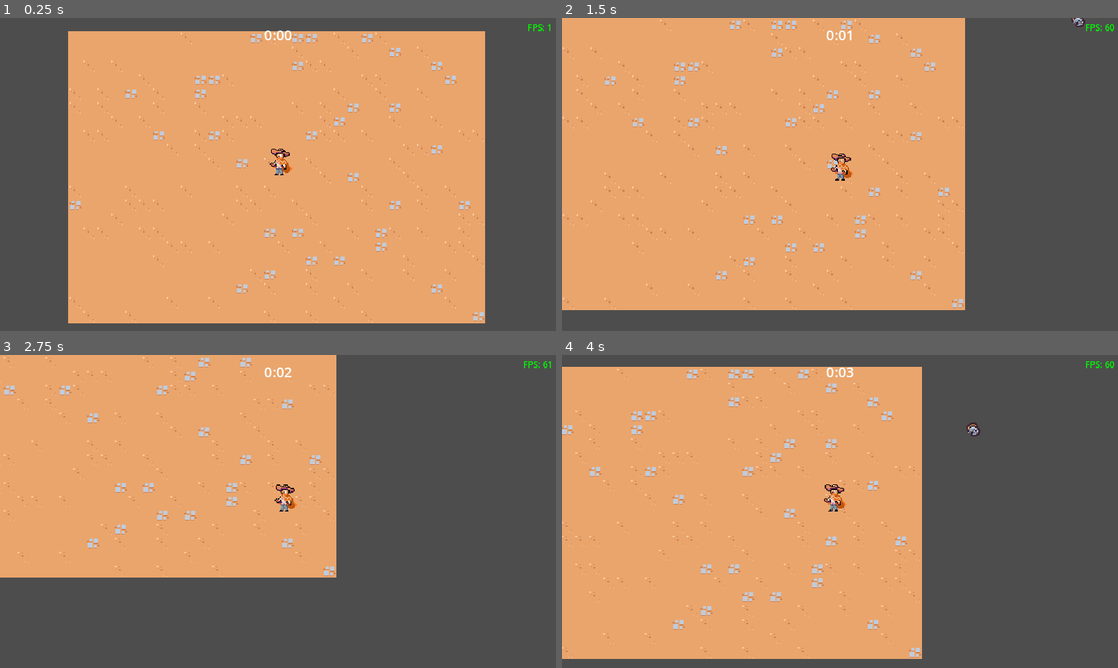
Above: before the commit, frames 1-4 (two rows, left to right).
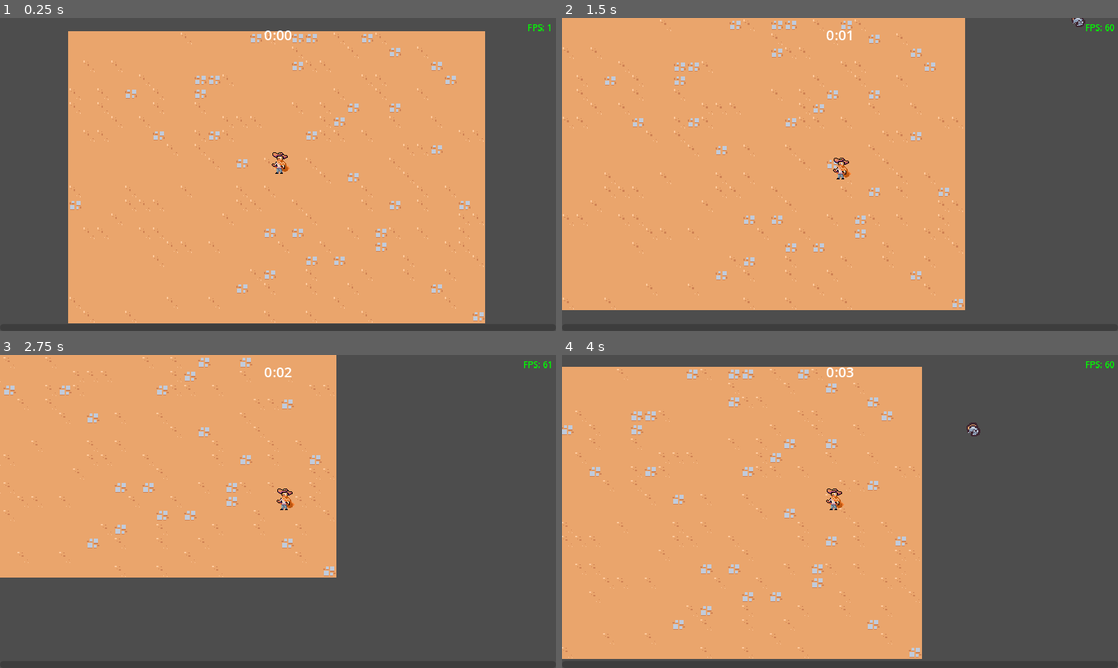
Above: after the commit, the same moments.

Repository: theWaffler/2DSurvivors
Game: Godot game, scene res://scenes/main/main.tscn
The game is run twice, just before and just after one commit, with the same random seed, the same clock (stepped at 60 frames per second) and the same inputs.
Inputs:
- Up to frame 1 (0.25 s): no input
- Up to frame 2 (1.5 s): hold D (move_right) 0.53-1.28 s; hold S (move_down) from 1.28 s (still down)
- Up to frame 3 (2.75 s): release S (move_down) at 2.03 s; hold D (move_right) from 2.03 s (still down)
- Up to frame 4 (4 s): release D (move_right) at 2.78 s; hold W (move_up) 2.78-3.53 s; hold A (move_left) from 3.53 s (still down)

The runs differ from the first frame. In frame 1, 0.2% of the frame differs, in the area x 48-53%, y 41-51%; in frame 2, 0.2%, in the area x 48-53%, y 43-52%; in frame 3, 0.2%; in frame 4, 0.2%.

Commit message:
added experience bar

Diff:
--- a/scenes/game_object/player/player.tscn
+++ b/scenes/game_object/player/player.tscn
@@ -29,6 +29,7 @@
 
 [node name="Sprite2D" type="Sprite2D" parent="."]
 position = Vector2(0, -8)
+scale = Vector2(0.8, 0.8)
 texture = ExtResource("3_xv58h")
 offset = Vector2(0, -8)
 
--- a/scenes/main/main.tscn
+++ b/scenes/main/main.tscn
@@ -1,18 +1,22 @@
-[gd_scene load_steps=9 format=3 uid="uid://f8saa5tse4r5"]
+[gd_scene load_steps=10 format=3 uid="uid://f8saa5tse4r5"]
 
 [ext_resource type="PackedScene" uid="uid://brbjtu6depstm" path="res://scenes/manager/enemy_manager.tscn" id="1_4lplm"]
 [ext_resource type="PackedScene" uid="uid://h1tafgkvuh7y" path="res://scenes/ui/arena_time_ui.tscn" id="1_agqiw"]
 [ext_resource type="TileSet" uid="uid://bu76k18oxnhs4" path="res://resources/tileSet.tres" id="1_j4ps4"]
 [ext_resource type="PackedScene" uid="uid://3xqg38w10hhp" path="res://scenes/game_object/game_camera/game_camera.tscn" id="1_nalo5"]
 [ext_resource type="PackedScene" uid="uid://c4us7avwf8cix" path="res://scenes/game_object/player/player.tscn" id="1_shose"]
+[ext_resource type="PackedScene" uid="uid://7uweni7jv8fc" path="res://scenes/ui/experience_bar.tscn" id="2_b3o5f"]
 [ext_resource type="PackedScene" uid="uid://5nsmnxyuw7tn" path="res://scenes/manager/arena_time_manager.tscn" id="2_fric2"]
 [ext_resource type="PackedScene" uid="uid://baxckp5ymvr3o" path="res://debug/fps_display/fps_display.tscn" id="4_sytcu"]
-[ext_resource type="PackedScene" path="res://scenes/manager/experience_manager.tscn" id="4_u5yb5"]
+[ext_resource type="PackedScene" uid="uid://bf88cm8j2nk10" path="res://scenes/manager/experience_manager.tscn" id="4_u5yb5"]
 
 [node name="Main" type="Node"]
 
 [node name="AreaTimeUI" parent="." node_paths=PackedStringArray("arena_time_manager") instance=ExtResource("1_agqiw")]
 arena_time_manager = NodePath("../ArenaTimeManager")
+
+[node name="ExperienceBar" parent="." node_paths=PackedStringArray("experience_manager") instance=ExtResource("2_b3o5f")]
+experience_manager = NodePath("../ExperienceManager")
 
 [node name="ArenaTimeManager" parent="." instance=ExtResource("2_fric2")]
 
--- a/scenes/manager/experience_manager.gd
+++ b/scenes/manager/experience_manager.gd
@@ -1,14 +1,28 @@
 extends Node
 
+signal experience_updated(current_exp: float, target_experience: float)
+
+const TARGET_EXPERIENCE_GROWTH = 5
+
 var current_exp = 0
+var current_level = 1
+var target_experience = 5
 
 func _ready():
 	GameEvents.experience_taco_collected.connect(on_exp_taco_collected)
 
 
 func increment_exp(number: float):
-	current_exp += number
-	print(current_exp)
+	#urrent_exp += number
+	current_exp = min(current_exp + number, target_experience)
+	experience_updated.emit(current_exp, target_experience)
+	if current_exp == target_experience:
+		current_level += 1
+		target_experience += TARGET_EXPERIENCE_GROWTH
+		current_exp = 0 # reset current exp
+		experience_updated.emit(current_exp, target_experience) # emit updated exp
+	#else:
+	#	experience_updated.emit(current_exp, target_experience) # emit updated exp if not leveling up
 
 #signal handler
 func on_exp_taco_collected(number: float):
--- /dev/null
+++ b/scenes/ui/experience_bar.gd
@@ -0,0 +1,17 @@
+extends CanvasLayer
+
+@export var experience_manager: Node
+@onready var progress_bar = $MarginContainer/ProgressBar
+
+func _ready():
+    progress_bar.value = 0
+    experience_manager.experience_updated.connect(on_experience_updated)
+
+func on_experience_updated(current_exp: float, target_experience: float):
+    if target_experience == 0:
+        return
+
+    #progress_bar.max_value = target_experience # update max value of progress bar
+    var percent: float = current_exp / target_experience
+    #progress_bar.value = percent * progress_bar.max_value # update display value
+    progress_bar.value = percent
--- /dev/null
+++ b/scenes/ui/experience_bar.tscn
@@ -0,0 +1,23 @@
+[gd_scene load_steps=2 format=3 uid="uid://7uweni7jv8fc"]
+
+[ext_resource type="Script" path="res://scenes/ui/experience_bar.gd" id="1_b2agn"]
+
+[node name="ExperienceBar" type="CanvasLayer"]
+script = ExtResource("1_b2agn")
+
+[node name="MarginContainer" type="MarginContainer" parent="."]
+anchors_preset = 15
+anchor_right = 1.0
+anchor_bottom = 1.0
+grow_horizontal = 2
+grow_vertical = 2
+mouse_filter = 2
+
+[node name="ProgressBar" type="ProgressBar" parent="MarginContainer"]
+custom_minimum_size = Vector2(0, 8)
+layout_mode = 2
+size_flags_vertical = 8
+mouse_filter = 2
+max_value = 1.0
+value = 0.5
+show_percentage = false
Not shown: 1 places in scenes/manager/experience_manager.tscn that only renumber resources
